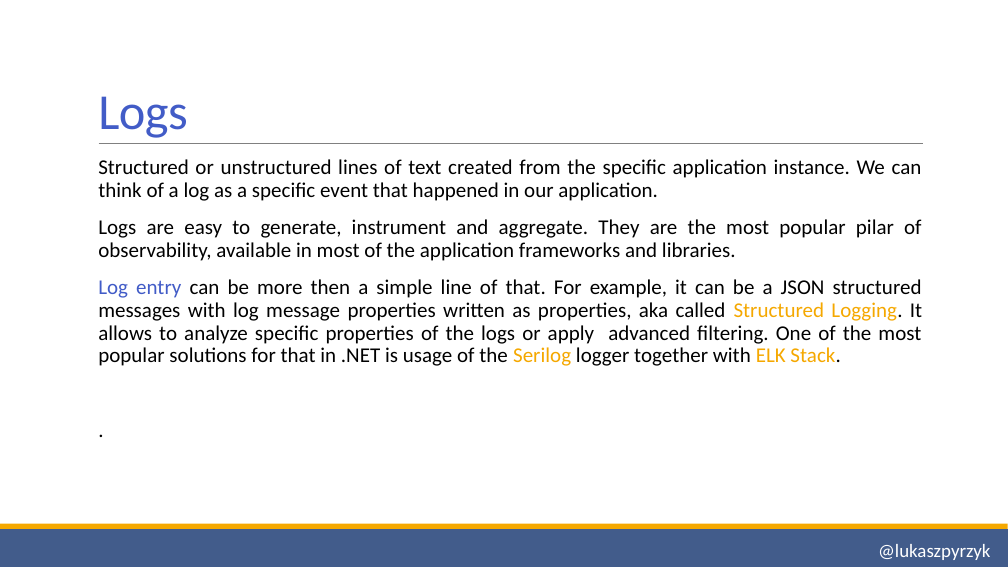
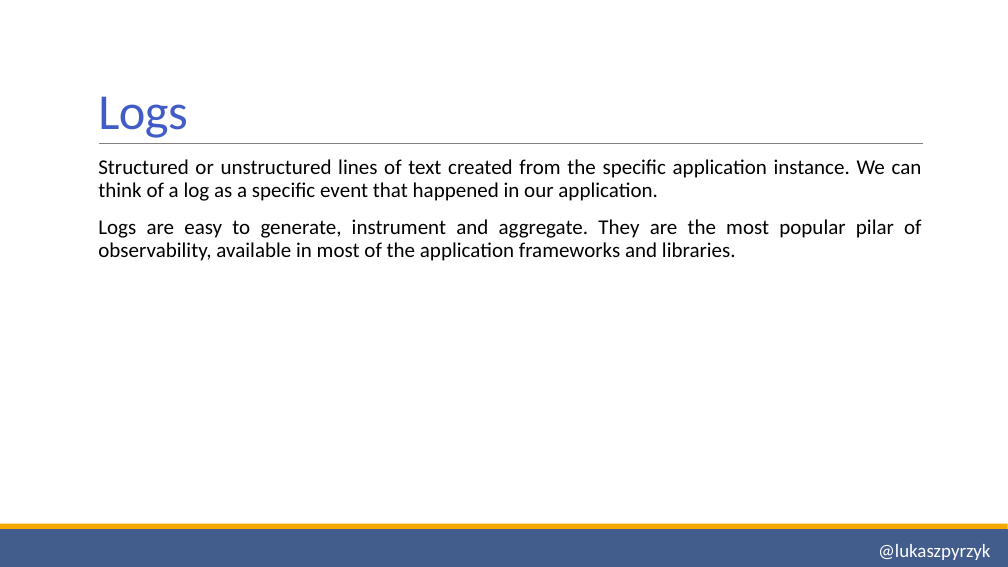
Before and after one commit to lukasz-pyrzyk/opentelemetry-demo, a slide deck: slide 6 of OpenTelemetry.pptx. Drawn at 1008x567 pixels with LibreOffice and Linux fonts; fonts in the diff are those of the drawing. Boxes give left, top, right and bottom in pixels: in the first picture for what was removed or moved away, otherwise in the second. Text is boxed around its words. In the diff, an @@ line names an element or a change of style, - is before the commit and + after.

```diff
--- a/OpenTelemetry.pptx
+++ b/OpenTelemetry.pptx
@@ text at (98,279,922,366): paragraphs removed @@
-  Log entry can be more then a simple line of that. For example, it can be a JSON structured messages with log message properties written as properties, aka called Structured Logging. It allows to analyze specific properties of the logs or apply advanced filtering. One of the most popular solutions for that in .NET is usage of the Serilog logger together with ELK Stack.
-  .
```
Also in this commit, not shown: 3 other slides changed, 1 slide removed.
